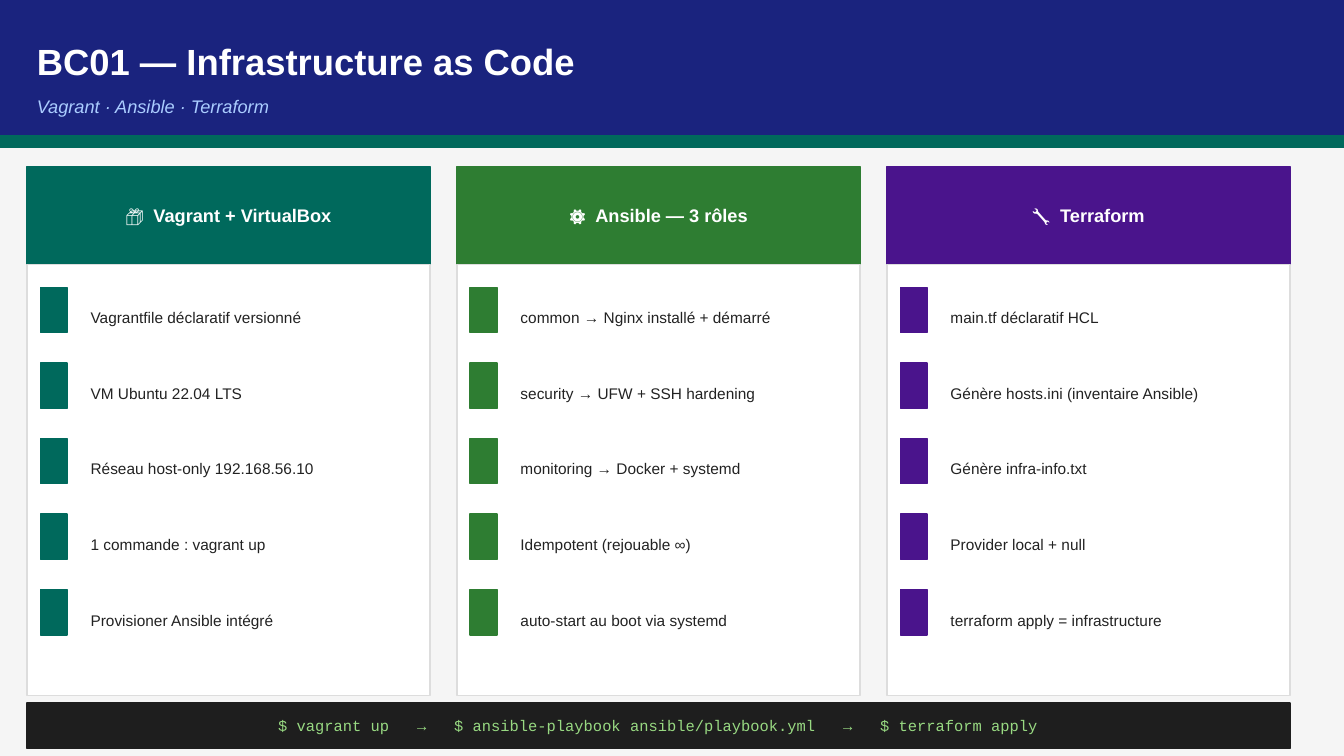
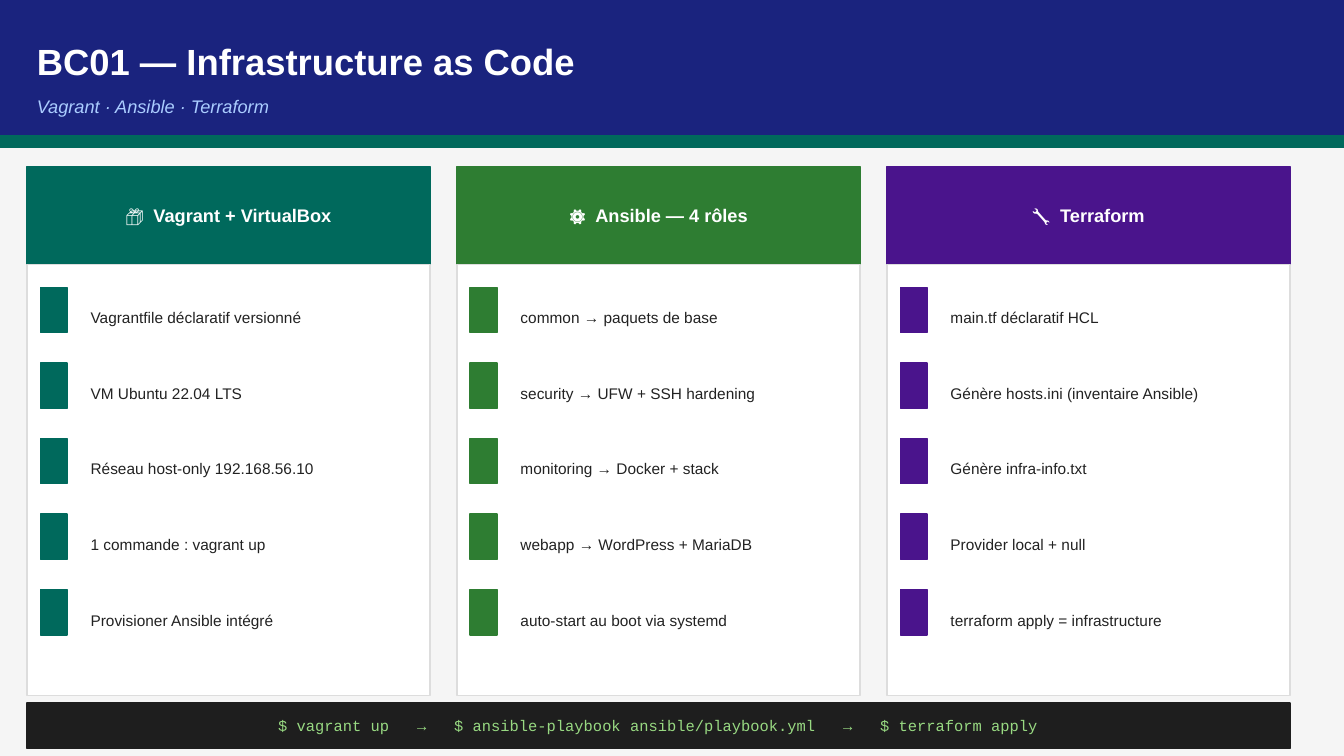
Before and after one commit to pilot-loicrich/iac-infra, a slide deck: slide 5 of documentation/Presentation_iac-infra_ASD.pptx. Drawn at 1344x756 pixels with LibreOffice and Linux fonts; fonts in the diff are those of the drawing. Boxes give left, top, right and bottom in pixels: in the first picture for what was removed or moved away, otherwise in the second. Text is boxed around its words. In the diff, an @@ line names an element or a change of style, - is before the commit and + after.

Commit message:
docs(pptx): update presentation for WordPress + MariaDB deployment

```diff
--- a/documentation/Presentation_iac-infra_ASD.pptx
+++ b/documentation/Presentation_iac-infra_ASD.pptx
@@ text at <box>595,208,747,222</box>: text changed @@
-⚙️ Ansible — 3 rôles
+⚙️ Ansible — 4 rôles
@@ text at <box>520,312,717,327</box>: text changed @@
-common → Nginx installé + démarré
+common → paquets de base
@@ text at <box>520,463,719,477</box>: text changed @@
-monitoring → Docker + systemd
+monitoring → Docker + stack
@@ text at <box>520,539,752,553</box>: text changed @@
-Idempotent (rejouable ∞)
+webapp → WordPress + MariaDB
```
Also in this commit, not shown: 7 other slides changed.
